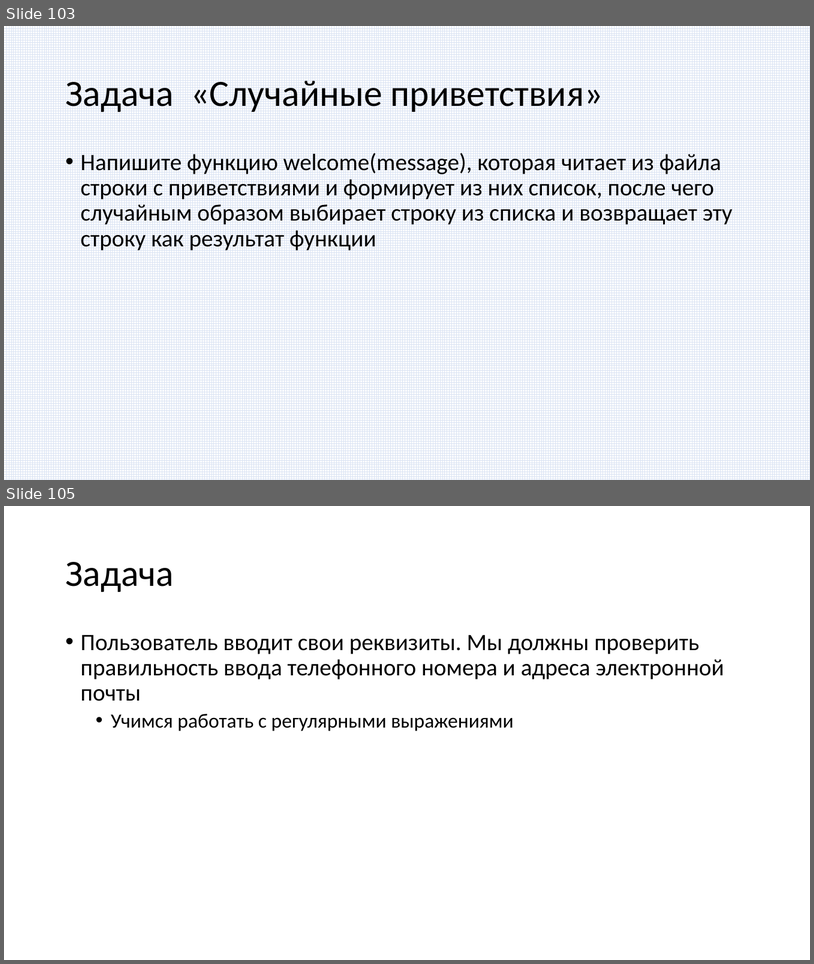
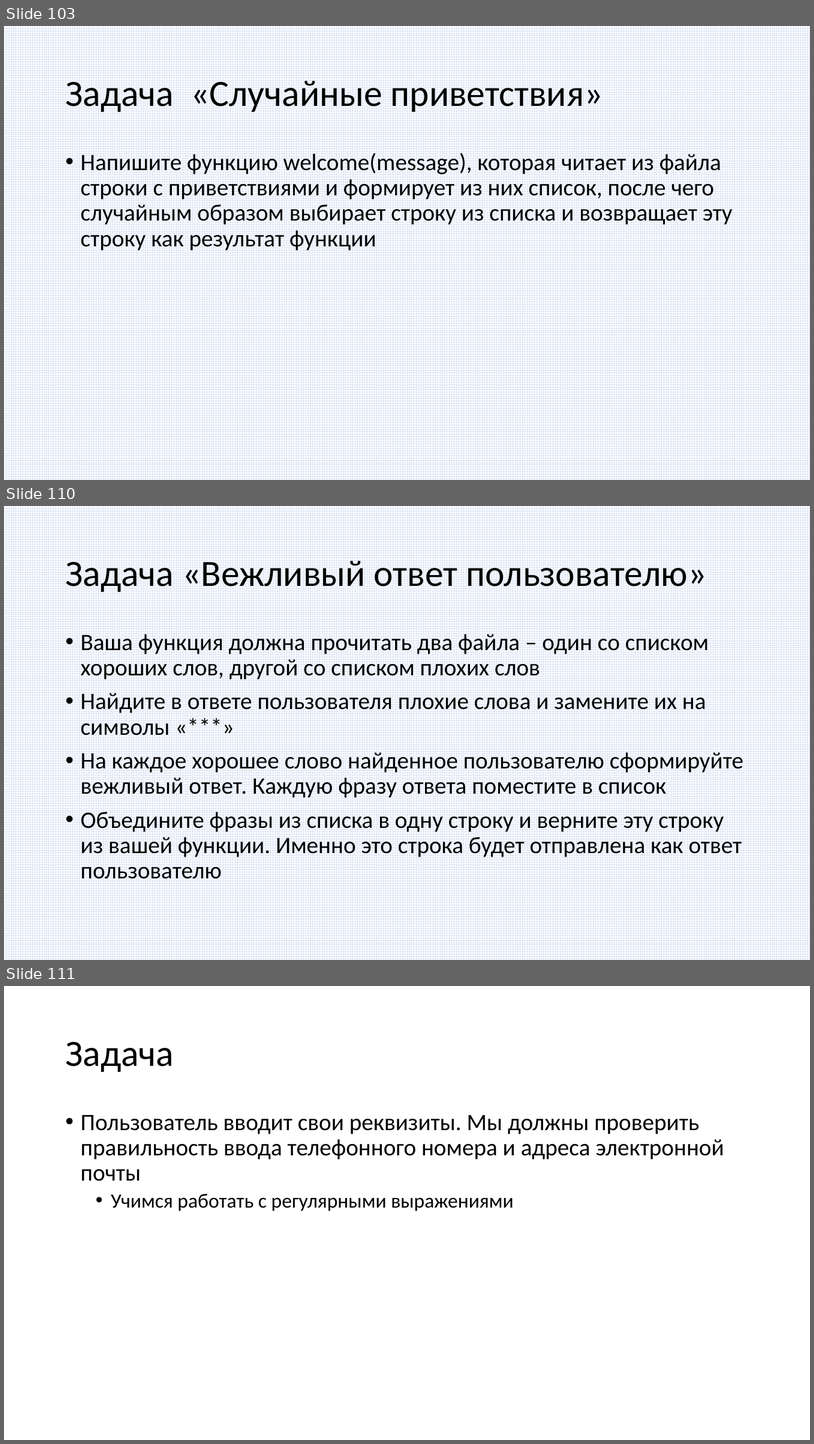
Before and after one commit to paveltsytovich/telegram-course, a slide deck: Presentation/Разработка ботов для телеграмм на Python.pptx. Shown one above the other, each under a label of ours: slides 103 and 105 before the commit, slides 103, 110 and 111 after it; the slides between them are not shown. The pictures are 814x964 and 814x1444 pixels, drawn with LibreOffice and Linux fonts; fonts in the diff are those of the drawing. Boxes give left, top, right and bottom in pixels: in the first picture for what was removed or moved away, otherwise in the second. Text is boxed around its words. In the diff, an @@ line names an element or a change of style, - is before the commit and + after.

Commit message:
Задача "Вежливый ответ"

```diff
--- a/Presentation/Разработка ботов для телеграмм на Python.pptx
+++ b/Presentation/Разработка ботов для телеграмм на Python.pptx
@@ slide 110 added at [4, 506, 810, 960], background #FFFFFF; not listed: 1 template element that a slide beside it also shows @@
@@ title added at [65, 561, 707, 592], 44 pt, text #000000 @@
+Задача «Вежливый ответ пользователю»
@@ text added at [81, 634, 744, 879], 28 pt, text #000000 @@
+• Ваша функция должна прочитать два файла – один со списком хороших слов, другой со списком плохих слов
+• Найдите в ответе пользователя плохие слова и замените их на символы «***»
+• На каждое хорошее слово найденное пользователю сформируйте вежливый ответ. Каждую фразу ответа поместите в список
+• Объедините фразы из списка в одну строку и верните эту строку из вашей функции. Именно это строка будет отправлена как ответ пользователю
@@ what was slide 105 is now slide 111 @@
```
Also in this commit, not shown: 1 slide changed, 5 other slides added, 4 other files.
